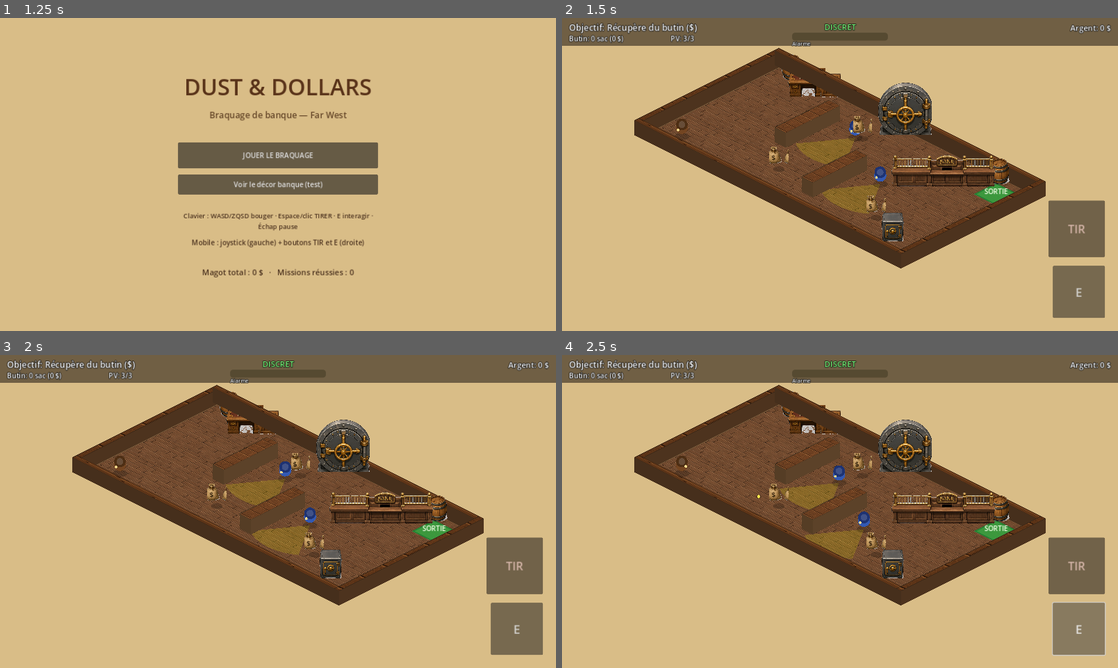
Above: before the commit, frames 1-4 (two rows, left to right).
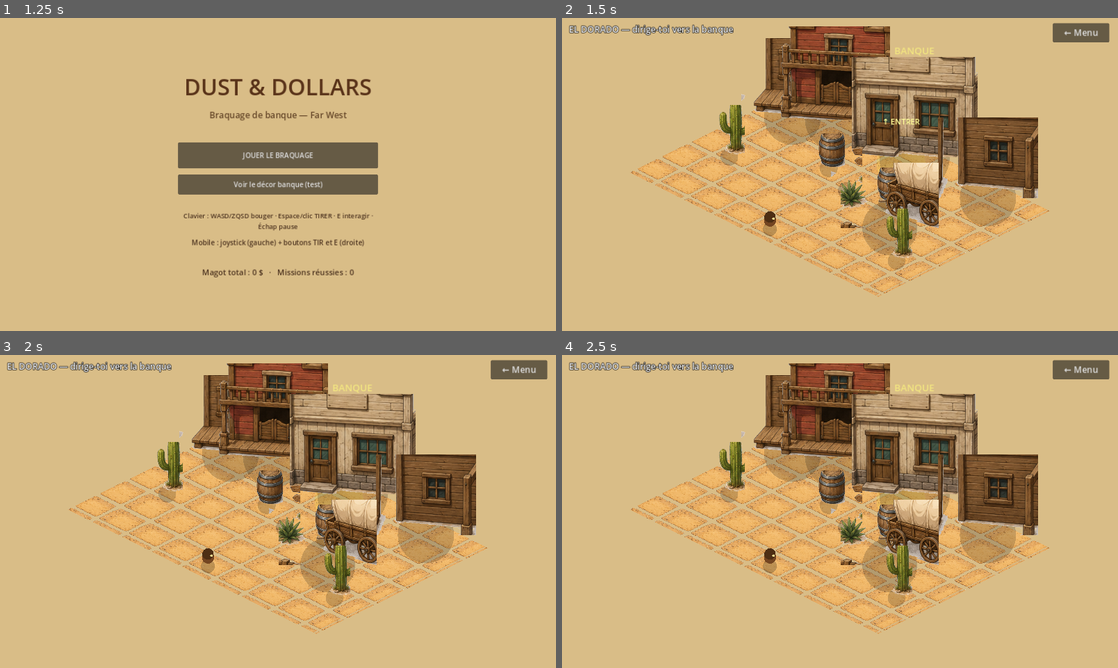
Above: after the commit, the same moments.

Repository: sebadiaz/Cowboys
Game: Godot game, scene res://scenes/Boot.tscn
The game is run twice, just before and just after one commit, with the same random seed, the same clock (stepped at 60 frames per second) and the same inputs.
Inputs (mouse positions are in pixels of both pictures, inside the frame that each line leads up to):
- Up to frame 1 (1.25 s): tap Enter at 0.5 s; move the mouse to (400, 158) at 0.52 s; hold D (move_right) from 0.53 s (still down); hold Space (fire) from 0.53 s (still down); click (400, 158) at 0.67 s; tap E (interact) at 0.8 s
- Up to frame 2 (1.5 s): release D (move_right) at 1.25 s; release Space (fire) at 1.25 s; click "JOUER LE BRAQUAGE" at 1.25 s
- Up to frame 3 (2 s): no input
- Up to frame 4 (2.5 s): click (1079, 630) at 2 s, where only the run before the commit has a clickable "E"

Frame 1 is identical in both runs. In frame 2, 46% of the frame differs, in the area x 0-100%, y 0-96%; in frame 3, 46%; in frame 4, 46%, in the area x 0-100%, y 0-97%.

Commit message:
Exterieur ville + six-coups (6 balles + rechargement lent)
- Town.tscn / town.gd: extérieur western iso (sable + banque/saloon/cabanes +
  cactus/baril/chariot depuis western_exterior_sheet.png); on rejoint la porte
  'BANQUE' a pied -> lance la mission. Bouton Menu, joystick mobile (sans combat)
- GameManager: flux Menu -> start_town() -> start_mission(); menu 'Jouer' va en ville
- player: six-coups (CYLINDER=6), rechargement RELOAD_TIME=1.6s (auto si vide ou
  manuel), signal ammo_changed, get_reload_ratio
- input: action 'reload' (R) + bouton tactile; is_reload_pressed
- HUD: affichage 'Balles n/6' + etat 'Rechargement...'
- mobile_controls: bouton RECH; flag combat_buttons (off en ville)
- CLAUDE.md/README: controles, flux ville, boucle de combat
- Verifie: parse OK, logique six-coups testee (6->0->reload->6), rendus ville +
  mission HUD a l'ecran, export Web OK

Diff:
--- a/project.godot
+++ b/project.godot
@@ -70,6 +70,11 @@
 , Object(InputEventMouseButton,"resource_local_to_scene":false,"resource_name":"","device":-1,"window_id":0,"alt_presse …(244 unchanged characters)…
 ]
 }
+reload={
+"deadzone": 0.5,
+"events": [Object(InputEventKey,"resource_local_to_scene":false,"resource_name":"","device":-1,"window_id":0,"alt_pressed":false,"shift_pressed":false,"ctrl_pressed":false,"meta_pressed":false,"pressed":false,"keycode":82,"physical_keycode":0,"key_label":0,"unicode":0,"location":0,"echo":false,"script":null)
+]
+}
 
 [input_devices]
 
--- /dev/null
+++ b/scenes/levels/Town.tscn
@@ -0,0 +1,6 @@
+[gd_scene load_steps=2 format=3]
+
+[ext_resource type="Script" path="res://scripts/town.gd" id="1"]
+
+[node name="Town" type="Node2D"]
+script = ExtResource("1")
--- a/scripts/game_manager.gd
+++ b/scripts/game_manager.gd
@@ -4,6 +4,7 @@
 ## jusqu'à l'écran de résultat.
 
 const SCENE_MAIN_MENU := "res://scenes/MainMenu.tscn"
+const SCENE_TOWN := "res://scenes/levels/Town.tscn"
 const SCENE_MISSION := "res://scenes/MissionRoot.tscn"
 const SCENE_RESULT := "res://scenes/ResultScreen.tscn"
 
@@ -18,6 +19,11 @@
 
 func goto_main_menu() -> void:
 	_change_scene(SCENE_MAIN_MENU)
+
+
+## Le bouton "Jouer" amène d'abord en ville (on rejoint la banque à pied).
+func start_town() -> void:
+	_change_scene(SCENE_TOWN)
 
 
 func start_mission() -> void:
--- a/scripts/hud_controller.gd
+++ b/scripts/hud_controller.gd
@@ -12,6 +12,7 @@
 var _alarm_bar: ProgressBar
 var _toast_label: Label
 var _health_label: Label
+var _ammo_label: Label
 var _pause_root: Control
 
 var _money: int = 0
@@ -50,6 +51,10 @@
 	_health_label = _make_label("PV: 3/3", 16)
 	_health_label.position = Vector2(250, 36)
 	add_child(_health_label)
+
+	_ammo_label = _make_label("Balles: 6/6", 16)
+	_ammo_label.position = Vector2(380, 36)
+	add_child(_ammo_label)
 
 	_money_label = _make_label("Argent: 0 $", 18)
 	_money_label.set_anchors_preset(Control.PRESET_TOP_RIGHT)
@@ -197,6 +202,18 @@
 		Color(1.0, 0.4, 0.4) if current_hp <= 1 else Color(1, 1, 1))
 
 
+func set_ammo(in_cylinder: int, capacity: int, reloading: bool) -> void:
+	if not _ammo_label:
+		return
+	if reloading:
+		_ammo_label.text = "Rechargement…"
+		_ammo_label.add_theme_color_override("font_color", Color(1.0, 0.8, 0.3))
+	else:
+		_ammo_label.text = "Balles: %d/%d" % [in_cylinder, capacity]
+		_ammo_label.add_theme_color_override("font_color",
+			Color(1.0, 0.5, 0.4) if in_cylinder == 0 else Color(1, 1, 1))
+
+
 func show_toast(text: String) -> void:
 	if not _toast_label:
 		return
--- a/scripts/input_manager.gd
+++ b/scripts/input_manager.gd
@@ -12,6 +12,8 @@
 var _touch_interact_held := false
 ## Bouton de tir tactile maintenu.
 var _touch_fire_held := false
+## Bouton de rechargement tactile (impulsion).
+var _touch_reload_pressed := false
 
 
 ## Direction de déplacement normalisée-bornée (clavier + tactile fusionnés).
@@ -69,3 +71,17 @@
 
 func set_touch_fire_held(held: bool) -> void:
 	_touch_fire_held = held
+
+
+## Rechargement demandé (touche R / bouton tactile recharger).
+func is_reload_pressed() -> bool:
+	if Input.is_action_pressed("reload"):
+		return true
+	if _touch_reload_pressed:
+		_touch_reload_pressed = false
+		return true
+	return false
+
+
+func trigger_touch_reload() -> void:
+	_touch_reload_pressed = true
--- a/scripts/main_menu.gd
+++ b/scripts/main_menu.gd
@@ -57,7 +57,7 @@
 
 
 func _on_play() -> void:
-	GameManager.start_mission()
+	GameManager.start_town()
 
 
 func _on_visual_test() -> void:
--- a/scripts/mission_manager.gd
+++ b/scripts/mission_manager.gd
@@ -77,6 +77,7 @@
 	_bullets.player_hit.connect(_on_player_hit)
 	player.bullet_system = _bullets
 	player.health_changed.connect(_on_player_health)
+	player.ammo_changed.connect(_on_player_ammo)
 	for g in _guards:
 		g.bullet_system = _bullets
 
@@ -238,6 +239,8 @@
 		hud.set_state(false)
 	if hud.has_method("set_health"):
 		hud.set_health(player.hp, player.MAX_HP)
+	if hud.has_method("set_ammo"):
+		hud.set_ammo(player.ammo, player.CYLINDER, false)
 
 
 # --- Boucle ---
@@ -323,6 +326,11 @@
 		hud.set_health(current_hp, player.MAX_HP)
 	if current_hp > 0 and hud.has_method("show_toast"):
 		hud.show_toast("Touché ! PV: %d" % current_hp)
+
+
+func _on_player_ammo(in_cylinder: int, capacity: int, reloading: bool) -> void:
+	if hud.has_method("set_ammo"):
+		hud.set_ammo(in_cylinder, capacity, reloading)
 
 
 func _on_player_caught() -> void:
--- a/scripts/mobile_controls.gd
+++ b/scripts/mobile_controls.gd
@@ -9,6 +9,9 @@
 const DEADZONE := 0.14
 const KNOB_RADIUS := 38.0
 
+## Boutons de combat (TIR / RECH / E). Désactivés en ville (déplacement seul).
+@export var combat_buttons := true
+
 var _active := false
 var _touch_index := -1
 var _base := Vector2.ZERO
@@ -16,10 +19,13 @@
 
 var _interact_btn: Button
 var _fire_btn: Button
+var _reload_btn: Button
 
 
 func _ready() -> void:
 	mouse_filter = Control.MOUSE_FILTER_IGNORE
+	if not combat_buttons:
+		return  # en ville : joystick seul (pas de tir/recharge/interaction)
 	_interact_btn = Button.new()
 	_interact_btn.text = "E"
 	_interact_btn.add_theme_font_size_override("font_size", 28)
@@ -41,6 +47,16 @@
 	_fire_btn.button_down.connect(func() -> void: InputManager.set_touch_fire_held(true))
 	_fire_btn.button_up.connect(func() -> void: InputManager.set_touch_fire_held(false))
 	add_child(_fire_btn)
+
+	_reload_btn = Button.new()
+	_reload_btn.text = "RECH"
+	_reload_btn.add_theme_font_size_override("font_size", 20)
+	_reload_btn.custom_minimum_size = Vector2(96, 70)
+	_reload_btn.set_anchors_preset(Control.PRESET_BOTTOM_RIGHT)
+	_reload_btn.position = Vector2(-160, -380)
+	_reload_btn.modulate = Color(1, 0.95, 0.7, 0.9)
+	_reload_btn.pressed.connect(func() -> void: InputManager.trigger_touch_reload())
+	add_child(_reload_btn)
 
 
 func _in_joystick_zone(pos: Vector2) -> bool:
--- a/scripts/player_controller.gd
+++ b/scripts/player_controller.gd
@@ -6,12 +6,15 @@
 signal loot_changed(loot_bags: int, loot_value: int)
 signal caught()
 signal health_changed(hp: int)
+signal ammo_changed(in_cylinder: int, capacity: int, reloading: bool)
 
 const SPEED := 220.0
 const BODY_RADIUS := 14.0
 const MAX_HP := 3
-const FIRE_RATE := 0.32   # secondes entre deux tirs
-const MUZZLE := 16.0      # distance du canon
+const FIRE_RATE := 0.32      # secondes entre deux tirs
+const MUZZLE := 16.0         # distance du canon
+const CYLINDER := 6          # six-coups
+const RELOAD_TIME := 1.6     # rechargement (lent, sensible)
 
 var loot_bags: int = 0
 var loot_value: int = 0
@@ -20,7 +23,9 @@
 var hp: int = MAX_HP
 var bullet_system: Node = null
 var iso_renderer: Node2D = null   # pour convertir la position du clic en point monde
+var ammo: int = CYLINDER
 var _fire_cd: float = 0.0
+var _reload_t: float = 0.0    # > 0 = rechargement en cours
 
 
 func _physics_process(delta: float) -> void:
@@ -41,11 +46,39 @@
 
 func _handle_fire(delta: float) -> void:
 	_fire_cd = max(0.0, _fire_cd - delta)
+
+	# Rechargement en cours (le six-coups prend du temps à recharger).
+	if _reload_t > 0.0:
+		_reload_t = max(0.0, _reload_t - delta)
+		if _reload_t <= 0.0:
+			ammo = CYLINDER
+			ammo_changed.emit(ammo, CYLINDER, false)
+		return
+
+	# Rechargement manuel (touche R / bouton tactile).
+	if InputManager.is_reload_pressed() and ammo < CYLINDER:
+		_start_reload()
+		return
+
 	if _fire_cd <= 0.0 and bullet_system != null and InputManager.is_fire_pressed():
+		if ammo <= 0:
+			_start_reload()   # barillet vide -> rechargement auto
+			return
 		var dir := _aim_direction()
 		facing = dir
 		bullet_system.spawn(global_position + dir * MUZZLE, dir, true)
+		ammo -= 1
+		ammo_changed.emit(ammo, CYLINDER, false)
 		_fire_cd = FIRE_RATE
+
+
+func _start_reload() -> void:
+	_reload_t = RELOAD_TIME
+	ammo_changed.emit(ammo, CYLINDER, true)
+
+
+func get_reload_ratio() -> float:
+	return 1.0 - (_reload_t / RELOAD_TIME) if _reload_t > 0.0 else 1.0
 
 
 ## Direction de tir : vers le point pointé (souris/clic) si dispo, sinon vers la
--- /dev/null
+++ b/scripts/town.gd
@@ -0,0 +1,199 @@
+extends Node2D
+## town.gd
+## Extérieur western : on arrive en ville et on rejoint la banque à pied.
+## Vue isométrique (même projection que la mission). Décor dessiné depuis
+## western_exterior_sheet.png. Quand le cowboy atteint la porte de la BANQUE,
+## la mission de braquage démarre. Échap / bouton = retour menu.
+
+const SHEET := preload("res://assets/source_sheets/western_exterior_sheet.png")
+const TEX := 1254.0
+
+# Régions (planche extérieure, fonds déjà transparents).
+const R_SAND := Rect2(58, 58, 236, 214)        # dalle de sable
+const R_BANK := Rect2(63, 1003, 251, 199)       # façade claire ornée (banque)
+const R_SALOON := Rect2(366, 1000, 240, 205)     # bâtiment rouge à étage
+const R_HOUSE := Rect2(648, 1010, 251, 192)      # maison bois
+const R_SHED := Rect2(930, 1010, 240, 192)       # cabane bois
+const R_WAGON := Rect2(620, 600, 300, 200)       # chariot bâché
+const R_CACTUS := Rect2(40, 555, 120, 200)       # cactus
+const R_BARREL := Rect2(40, 800, 120, 130)       # baril
+const R_SIGN := Rect2(360, 800, 120, 160)        # panneau
+
+const SPEED := 230.0
+const FLOOR := Rect2(0, 0, 1100, 760)
+const BANK_DOOR := Vector2(560, 120)             # position monde de l'entrée
+const DOOR_RADIUS := 70.0
+
+var _player_pos := Vector2(560, 700)
+var _facing := Vector2.UP
+var _entered := false
+var _props: Array[Dictionary] = []
+var _offset := Vector2.ZERO
+var _hint_t := 0.0
+
+
+func _ready() -> void:
+	var vp := get_viewport_rect().size
+	_offset = vp * 0.5 - Iso.project(FLOOR.get_center()) + Vector2(0, 40)
+	_build_props()
+	_build_ui()
+
+
+func _build_props() -> void:
+	# Bâtiments du fond. La banque est au centre, derrière la porte.
+	_add(R_BANK, Vector2(560, 60), 230.0, true)        # BANQUE (cible)
+	_add(R_SALOON, Vector2(220, 70), 215.0)
+	_add(R_SHED, Vector2(905, 80), 185.0)
+	_add(R_HOUSE, Vector2(110, 150), 180.0)
+	# Mobilier de rue.
+	_add(R_WAGON, Vector2(820, 430), 150.0)
+	_add(R_CACTUS, Vector2(150, 470), 120.0)
+	_add(R_CACTUS, Vector2(980, 560), 120.0)
+	_add(R_BARREL, Vector2(420, 300), 80.0)
+	_add(R_BARREL, Vector2(700, 320), 80.0)
+	_add(R_SIGN, Vector2(560, 360), 96.0)
+
+
+func _add(region: Rect2, pos: Vector2, h: float, is_bank := false) -> void:
+	_props.append({"region": region, "pos": pos, "h": h, "bank": is_bank})
+
+
+func _process(delta: float) -> void:
+	if not _entered:
+		var dir := Iso.screen_to_world(InputManager.get_move_vector())
+		if dir.length() > 1.0:
+			dir = dir.normalized()
+		if dir.length() > 0.05:
+			_facing = dir.normalized()
+		_player_pos += dir * SPEED * delta
+		_player_pos.x = clampf(_player_pos.x, FLOOR.position.x + 30, FLOOR.end.x - 30)
+		_player_pos.y = clampf(_player_pos.y, FLOOR.position.y + 30, FLOOR.end.y - 30)
+		if _player_pos.distance_to(BANK_DOOR) < DOOR_RADIUS:
+			_enter_bank()
+	_hint_t += delta
+	queue_redraw()
+
+
+func _enter_bank() -> void:
+	_entered = true
+	GameManager.start_mission()
+
+
+func _unhandled_input(event: InputEvent) -> void:
+	if event.is_action_pressed("pause"):
+		GameManager.goto_main_menu()
+
+
+# --- Rendu iso ---
+
+func _draw() -> void:
+	# Sol de sable (dalles).
+	var cell := 132.0
+	var y := FLOOR.position.y
+	while y < FLOOR.end.y - 1.0:
+		var x := FLOOR.position.x
+		while x < FLOOR.end.x - 1.0:
+			_sand_tile(x, y, min(cell, FLOOR.end.x - x), min(cell, FLOOR.end.y - y))
+			x += cell
+		y += cell
+
+	# Halo de la porte de la banque.
+	var d := Iso.project(BANK_DOOR) + _offset
+	draw_circle(d, DOOR_RADIUS * 0.8, Color(0.95, 0.85, 0.3, 0.25))
+
+	# Tout trié par profondeur (props + joueur).
+	var items: Array[Dictionary] = []
+	for p in _props:
+		items.append({"d": Iso.depth(p["pos"]), "kind": "prop", "data": p})
+	items.append({"d": Iso.depth(_player_pos), "kind": "player"})
+	items.sort_custom(func(a, b): return a["d"] < b["d"])
+	for it in items:
+		if it["kind"] == "prop":
+			_billboard(it["data"]["region"], it["data"]["pos"], it["data"]["h"])
+			if it["data"]["bank"]:
+				_text(Iso.project(it["data"]["pos"]) + _offset + Vector2(0, -it["data"]["h"] - 6),
+						"BANQUE", 22, Color(0.95, 0.9, 0.5))
+		else:
+			_draw_player()
+
+	# Indication clignotante.
+	var label := "Va vers la BANQUE pour entrer"
+	if int(_hint_t * 1.5) % 2 == 0:
+		_text(d + Vector2(0, -90), "↑ ENTRER", 18, Color(1, 1, 0.6))
+
+
+func _sand_tile(x: float, y: float, w: float, h: float) -> void:
+	var pts := PackedVector2Array([
+		Iso.project(Vector2(x, y)) + _offset,
+		Iso.project(Vector2(x + w, y)) + _offset,
+		Iso.project(Vector2(x + w, y + h)) + _offset,
+		Iso.project(Vector2(x, y + h)) + _offset,
+	])
+	var p := R_SAND.position
+	var s := R_SAND.size
+	var uvs := PackedVector2Array([
+		p / TEX, Vector2(p.x + s.x, p.y) / TEX,
+		Vector2(p.x + s.x, p.y + s.y) / TEX, Vector2(p.x, p.y + s.y) / TEX,
+	])
+	draw_colored_polygon(pts, Color.WHITE, uvs, SHEET)
+
+
+func _billboard(region: Rect2, world_pos: Vector2, target_h: float) -> void:
+	var base := Iso.project(world_pos) + _offset
+	var aspect := region.size.x / region.size.y
+	var h := target_h
+	var w := h * aspect
+	# Ombre.
+	draw_circle(base, w * 0.28, Color(0, 0, 0, 0.18))
+	draw_texture_rect_region(SHEET, Rect2(base.x - w * 0.5, base.y - h, w, h), region)
+
+
+func _draw_player() -> void:
+	var base := Iso.project(_player_pos) + _offset
+	var c := base + Vector2(0, -20.0)
+	draw_circle(base, 16.0, Color(0, 0, 0, 0.22))
+	draw_circle(c, 14.0, Color(0.45, 0.27, 0.13))           # corps
+	draw_circle(c + Vector2(0, -8), 13.0, Color(0.30, 0.18, 0.08))  # chapeau
+	var f := (Iso.project(_player_pos + _facing) - Iso.project(_player_pos))
+	if f.length() > 0.001:
+		f = f.normalized()
+	draw_circle(c + f * 9.0, 3.0, Color(0.95, 0.85, 0.55))
+
+
+func _text(pos: Vector2, s: String, size: int, col: Color) -> void:
+	var font := ThemeDB.fallback_font
+	var w := font.get_string_size(s, HORIZONTAL_ALIGNMENT_LEFT, -1, size).x
+	draw_string(font, pos - Vector2(w * 0.5, 0), s, HORIZONTAL_ALIGNMENT_LEFT, -1, size, col)
+
+
+# --- UI (titre + bouton retour + contrôles tactiles) ---
+
+func _build_ui() -> void:
+	var layer := CanvasLayer.new()
+	add_child(layer)
+
+	var title := Label.new()
+	title.text = "EL DORADO — dirige-toi vers la banque"
+	title.add_theme_font_size_override("font_size", 20)
+	title.add_theme_color_override("font_color", Color(1, 1, 1))
+	title.add_theme_color_override("font_outline_color", Color(0, 0, 0))
+	title.add_theme_constant_override("outline_size", 4)
+	title.position = Vector2(16, 12)
+	layer.add_child(title)
+
+	var back := Button.new()
+	back.text = "← Menu"
+	back.add_theme_font_size_override("font_size", 20)
+	back.set_anchors_preset(Control.PRESET_TOP_RIGHT)
+	back.position = Vector2(-150, 12)
+	back.custom_minimum_size = Vector2(130, 44)
+	back.pressed.connect(func() -> void: GameManager.goto_main_menu())
+	layer.add_child(back)
+
+	# Joystick virtuel (déplacement seul, pas de boutons de combat en ville).
+	var mc := Control.new()
+	mc.set_script(load("res://scripts/mobile_controls.gd"))
+	mc.set("combat_buttons", false)
+	mc.set_anchors_preset(Control.PRESET_FULL_RECT)
+	mc.mouse_filter = Control.MOUSE_FILTER_IGNORE
+	layer.add_child(mc)
Not shown, changed: CLAUDE.md
Not shown, changed: README.md
